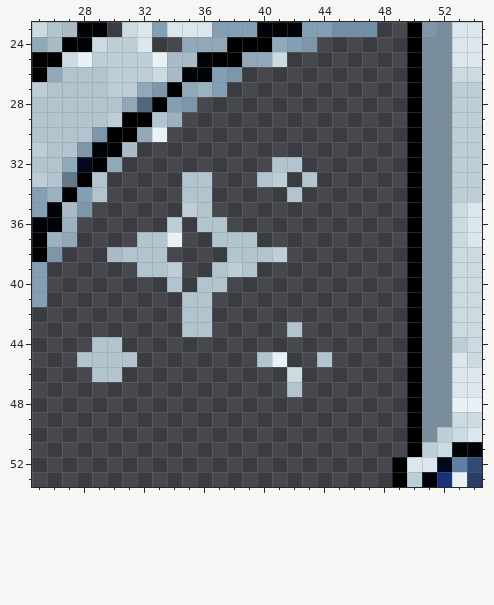
Two versions of one pixel-art file, ArtSource/UI/HP_MP_Orb/HP_MP_Orb.aseprite. This is how it looked before the edit.
108x108 pixels, 1 frame. Shown: x 25..54, y 23..53.
New version:
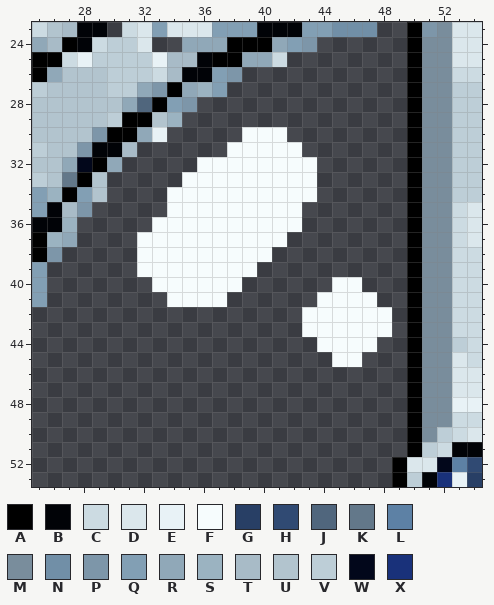
Palette (. is transparent): A #000000  B #010307  C #ccdbe2  D #dbe7ec  E #e8f2f6  F #f6fcfd  G #283f65  H #304a73  J #50667d  K #63788a  L #5d81a5  M #798d9c  N #718fa7  P #7d96a9  Q #829fb4  R #90a8b8  S #9bb3c1  T #a8bbc7  U #b2c4ce  V #bdced7  W #02071b  X #19317a
What changed:
@@ x 25..54 @@
 29 UUUUUVAAUS...............AMMVV
-30 UUUUPAARE................AMMVV
-31 VUUPBBT..................AMMVV
-32 UURWAR..........UU.......AMMVV
-33 VUKAU.....UU...UV.U......AMMVV
-34 QSAQU.....UU.....U.......AMMVV
-35 QBTP......VU.............AMMCD
-36 BBS......V.UU............AMMCD
-37 ASR....UUE..UUU..........AMMCD
-38 AP...TUUU....UUUV........AMMCC
-39 Q......UUV..UVU..........AMMCC
-40 Q........U.UU............AMMCC
-41 Q.........UU.............AMMCC
-42 ..........UU.............AMMCC
-43 ..........UU.....U.......AMMCC
-44 ....UU...................AMMVC
-45 ...UUUU........UE..U.....AMMDC
-46 ....UU...........C.......AMMDD
-47 .................U.......AMMDD
+30 UUUUPAARE.....FFF........AMMVV
+31 VUUPBBT......FFFFF.......AMMVV
+32 UURWAR.....FFFFFFFF......AMMVV
+33 VUKAU.....FFFFFFFFF......AMMVV
+34 QSAQU....FFFFFFFFFF......AMMVV
+35 QBTP.....FFFFFFFFF.......AMMCD
+36 BBS.....FFFFFFFFFF.......AMMCD
+37 ASR....FFFFFFFFFF........AMMCD
+38 AP.....FFFFFFFFF.........AMMCC
+39 Q......FFFFFFFF..........AMMCC
+40 Q.......FFFFFF......FF...AMMCC
+41 Q........FFFF......FFFF..AMMCC
+42 ..................FFFFFF.AMMCC
+43 ..................FFFFFF.AMMCC
+44 ...................FFFF..AMMVC
+45 ....................FF...AMMDC
+46 .........................AMMDD
+47 .........................AMMDD
 48 .........................AMMEE
Changed places in both pictures, as pixel boxes (x1, y1, x2, y2):
changed: (77, 127, 392, 397)
